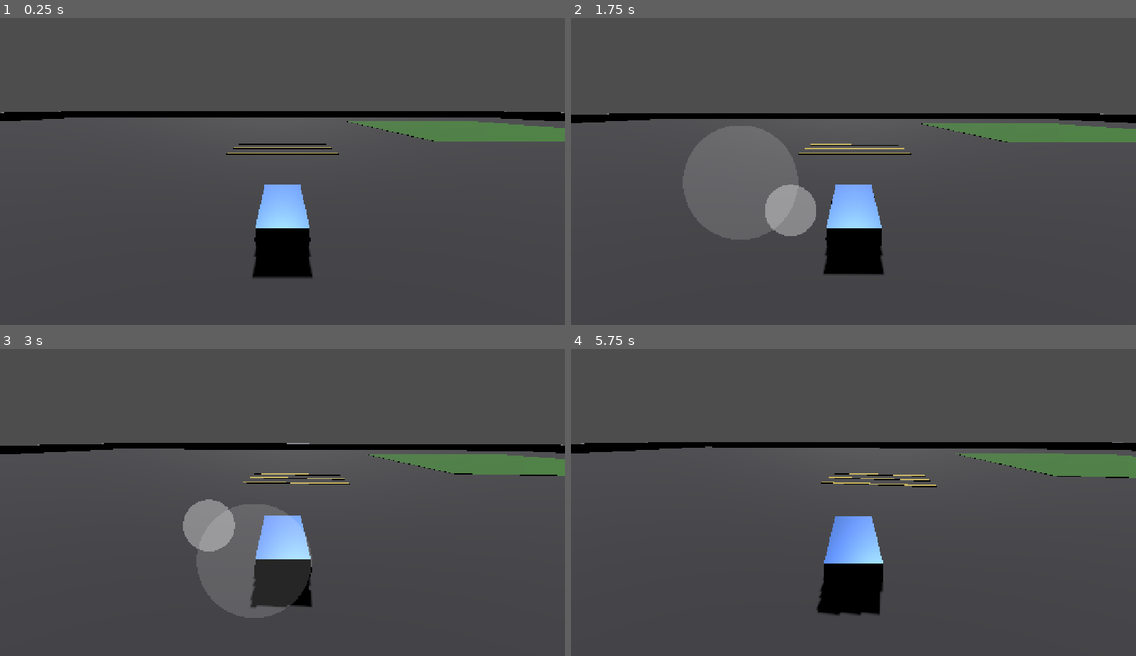
Above: before the commit, frames 1-4 (two rows, left to right).
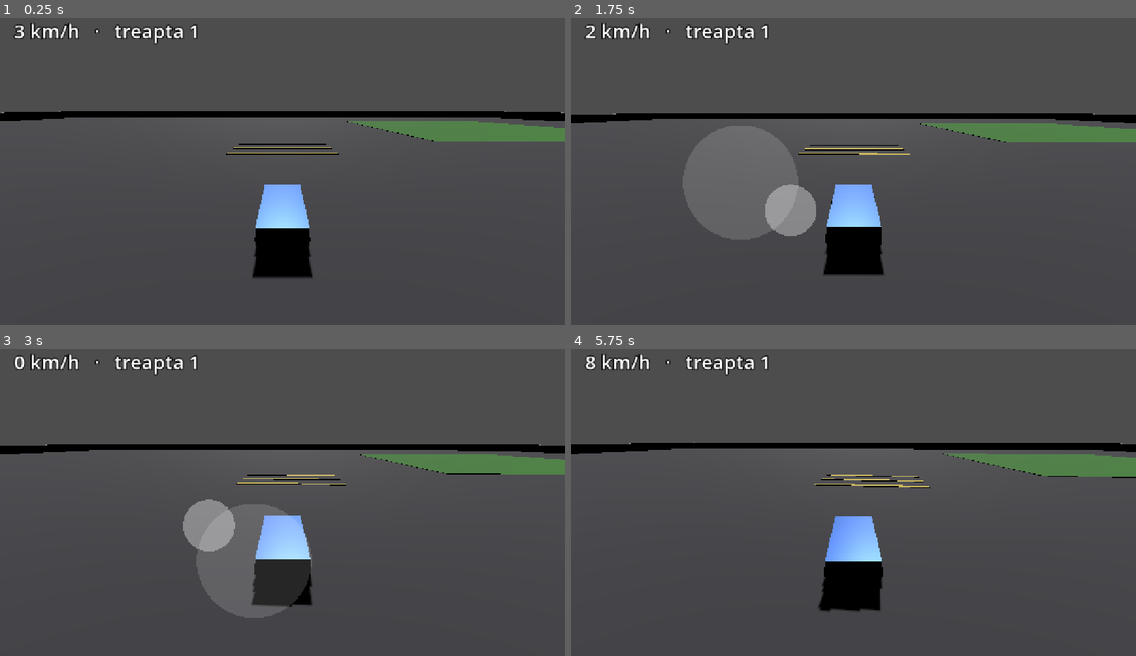
Above: after the commit, the same moments.

Repository: mihaelaradu1005-source/RacerMobile
Game: Godot game, scene res://scenes/world.tscn
Two runs of this game, one before a commit and one after it. Both use one fixed random seed, a clock stepped at 60 frames per second and the inputs below.
Inputs (mouse positions are in pixels of both pictures, inside the frame that each line leads up to):
- Up to frame 1 (0.25 s): no input
- Up to frame 2 (1.75 s): move the mouse to (977, 150) at 0.52 s; hold D (move_right) 0.53-1.25 s; click (977, 150) at 0.67 s; tap Enter at 1.25 s; drag from (740, 180) to (825, 229) at 1.27 s
- Up to frame 3 (3 s): move the mouse to (339, 428) at 2.02 s; hold D (move_right) 2.03-2.75 s; drag from (254, 560) to (113, 450) at 2.77 s
- Up to frame 4 (5.75 s): move the mouse to (1023, 545) at 3.52 s; hold A (move_left) 3.53-4.25 s; drag from (684, 450) to (768, 416) at 4.27 s; move the mouse to (881, 496) at 5.02 s; hold S (move_back) from 5.03 s (still down); click (881, 496) at 5.17 s

The runs differ from the first frame. In frame 1, 0.7% of the frame differs, in the area x 2-35%, y 1-9%; in frame 2, 1.0%; in frame 3, 1.7%; in frame 4, 2.4%, in the area x 0-100%, y 1-87%.

Commit message:
feat(phase3): automatic gearbox + minimal speed/gear HUD
- car.gd: simulated 5-speed automatic. Engine RPM derived from wheel speed
  and current gear; shifts up/down at RPM thresholds with a short cooldown;
  a mid-range torque curve multiplies engine force so acceleration comes in
  believable steps. Top speed unchanged (max_speed cap preserved). Exposes
  _gear/_rpm for the HUD and future engine sound.
- hud.gd + world.tscn: corner HUD showing km/h and current gear.
- Verified with input_path_test: full-throttle run steps cleanly through
  gears 1..5, RPM drops on each upshift, tops out at ~65 km/h as before.

Co-Authored-By: Claude Opus 4.8 <noreply@anthropic.com>

Diff:
--- a/scenes/world.tscn
+++ b/scenes/world.tscn
@@ -1,8 +1,9 @@
-[gd_scene load_steps=18 format=3 uid="uid://cfb1r12fte3xg"]
+[gd_scene load_steps=19 format=3 uid="uid://cfb1r12fte3xg"]
 
 [ext_resource type="Script" path="res://scripts/camera_follow.gd" id="1_camera"]
 [ext_resource type="Script" path="res://scripts/virtual_joystick.gd" id="2_joystick"]
 [ext_resource type="PackedScene" path="res://scenes/car.tscn" id="3_car"]
+[ext_resource type="Script" path="res://scripts/hud.gd" id="4_hud"]
 
 [sub_resource type="StandardMaterial3D" id="GroundMat"]
 albedo_color = Color(0.28, 0.28, 0.3, 1)
@@ -168,3 +169,16 @@
 grow_horizontal = 2
 grow_vertical = 2
 script = ExtResource("2_joystick")
+
+[node name="HUD" type="Label" parent="UI"]
+offset_left = 32.0
+offset_top = 22.0
+offset_right = 640.0
+offset_bottom = 92.0
+theme_override_colors/font_color = Color(1, 1, 1, 1)
+theme_override_colors/font_outline_color = Color(0, 0, 0, 1)
+theme_override_constants/outline_size = 8
+theme_override_font_sizes/font_size = 44
+text = "0 km/h"
+script = ExtResource("4_hud")
+car_path = NodePath("../../Car")
--- a/scripts/car.gd
+++ b/scripts/car.gd
@@ -11,11 +11,24 @@
 #   stick left/right = steer
 
 ## Peak drive force applied to the traction wheels (Newtons-ish).
-@export var max_engine_force: float = 1400.0
+@export var max_engine_force: float = 1600.0
 
 ## Top speed in m/s; above this the engine stops pushing (~18 m/s ≈ 65 km/h).
 @export var max_speed: float = 18.0
 
+@export_group("Automatic gearbox")
+## Gear ratios, low to high. More gears = smoother stepped acceleration.
+@export var gear_ratios: Array[float] = [2.9, 1.9, 1.4, 1.05, 0.82]
+## Overall drive ratio multiplier (tunes what speed maps to what RPM).
+@export var final_drive: float = 12.0
+## Shift up when engine RPM climbs past this.
+@export var upshift_rpm: float = 5800.0
+## Shift down when engine RPM drops below this.
+@export var downshift_rpm: float = 2600.0
+## Idle floor and redline ceiling for the simulated engine RPM.
+@export var idle_rpm: float = 900.0
+@export var max_rpm: float = 6500.0
+
 ## Brake force applied when reversing against forward motion.
 @export var max_brake_force: float = 60.0
 
@@ -48,6 +61,14 @@
 
 # Cached wheels, so we can adjust their grip per surface each frame.
 var _wheels: Array[VehicleWheel3D] = []
+
+# Gearbox state (also read later by the HUD and engine sound).
+var _gear: int = 0            # 0-based index into gear_ratios
+var _rpm: float = 900.0
+var _shift_cooldown: float = 0.0
+
+# Drive wheel radius in metres (matches the VehicleWheel3D wheel_radius).
+const WHEEL_RADIUS := 0.35
 
 
 func _ready() -> void:
@@ -83,6 +104,11 @@
 	# How fast are we already going along our own forward (+Z) axis?
 	# (Positive engine_force drives the car toward +Z, so that is "forward".)
 	var forward_speed := global_transform.basis.z.dot(linear_velocity)
+
+	# Automatic gearbox: pick a gear and a torque multiplier from engine RPM,
+	# so acceleration comes in believable steps instead of one flat pull.
+	_update_gearbox(forward_speed, delta)
+	var torque := _torque_factor(_rpm)
 
 	# If the driver pushes opposite to current motion, treat it as braking;
 	# otherwise it's engine force. This gives a simple, intuitive gas/brake.
@@ -90,7 +116,7 @@
 		engine_force = 0.0
 		brake = max_brake_force
 	else:
-		engine_force = throttle * max_engine_force
+		engine_force = throttle * max_engine_force * torque
 		brake = 0.0
 
 	# Cap the top speed: once we're already at max, stop adding engine force.
@@ -114,6 +140,29 @@
 	# right (input.x > 0) must steer visually right.
 	var target_steer := -steer_input * max_steer_angle * speed_factor
 	steering = move_toward(steering, target_steer, steer_speed * delta)
+
+
+func _update_gearbox(forward_speed: float, delta: float) -> void:
+	# Engine RPM implied by how fast the wheels turn in the current gear.
+	var v := maxf(forward_speed, 0.0)
+	var wheel_rev_per_s := v / (TAU * WHEEL_RADIUS)
+	_rpm = clampf(wheel_rev_per_s * 60.0 * gear_ratios[_gear] * final_drive, idle_rpm, max_rpm)
+
+	# Shift with a short cooldown so it can't flutter between two gears.
+	_shift_cooldown = maxf(0.0, _shift_cooldown - delta)
+	if _shift_cooldown > 0.0:
+		return
+	if _rpm >= upshift_rpm and _gear < gear_ratios.size() - 1:
+		_gear += 1
+		_shift_cooldown = 0.4
+	elif _rpm <= downshift_rpm and _gear > 0:
+		_gear -= 1
+		_shift_cooldown = 0.4
+
+
+func _torque_factor(rpm: float) -> float:
+	# Simple torque curve: strongest in the mid-range, weaker near idle/redline.
+	return clampf(1.0 - 0.6 * absf(rpm - 4000.0) / 4000.0, 0.35, 1.0)
 
 
 func _update_surface_grip() -> void:
--- /dev/null
+++ b/scripts/hud.gd
@@ -0,0 +1,19 @@
+extends Label
+
+# Minimal heads-up display: current speed and gear, read from the car each
+# frame. A fuller HUD (lap time, position) comes in Phase 4.
+
+@export var car_path: NodePath
+
+var _car: VehicleBody3D
+
+
+func _ready() -> void:
+	_car = get_node_or_null(car_path)
+
+
+func _process(_delta: float) -> void:
+	if _car == null:
+		return
+	var kmh := int(round(_car.linear_velocity.length() * 3.6))
+	text = "%d km/h   ·   treapta %d" % [kmh, _car._gear + 1]
--- a/tests/input_path_test.gd
+++ b/tests/input_path_test.gd
@@ -40,16 +40,16 @@
 			_joy.output = Vector2(0.7, -0.7)
 			phase = "FWD+RIGHT"
 
-	if _frames % 30 == 0:
+	if _frames % 20 == 0:
 		var kmh := 0.0
-		var up_y := 1.0
-		var yaw := 0.0
+		var gear := 0
+		var rpm := 0.0
 		if _car != null:
 			kmh = _car.linear_velocity.length() * 3.6
-			up_y = _car.global_transform.basis.y.y   # 1 = level, <0 = flipped
-			yaw = rad_to_deg(_car.rotation.y)
-		print("frame=%d  %s  speed=%.1f km/h  yaw=%.0f  up_y=%.2f (%s)" % [
-			_frames, phase, kmh, yaw, up_y, ("upright" if up_y > 0.5 else "TIPPED")])
+			gear = _car._gear + 1
+			rpm = _car._rpm
+		print("frame=%d  %s  speed=%.1f km/h  gear=%d  rpm=%.0f" % [
+			_frames, phase, kmh, gear, rpm])
 
 	if _frames >= 300:
 		print("INPUTTEST DONE")
Not shown, added: scripts/hud.gd.uid
